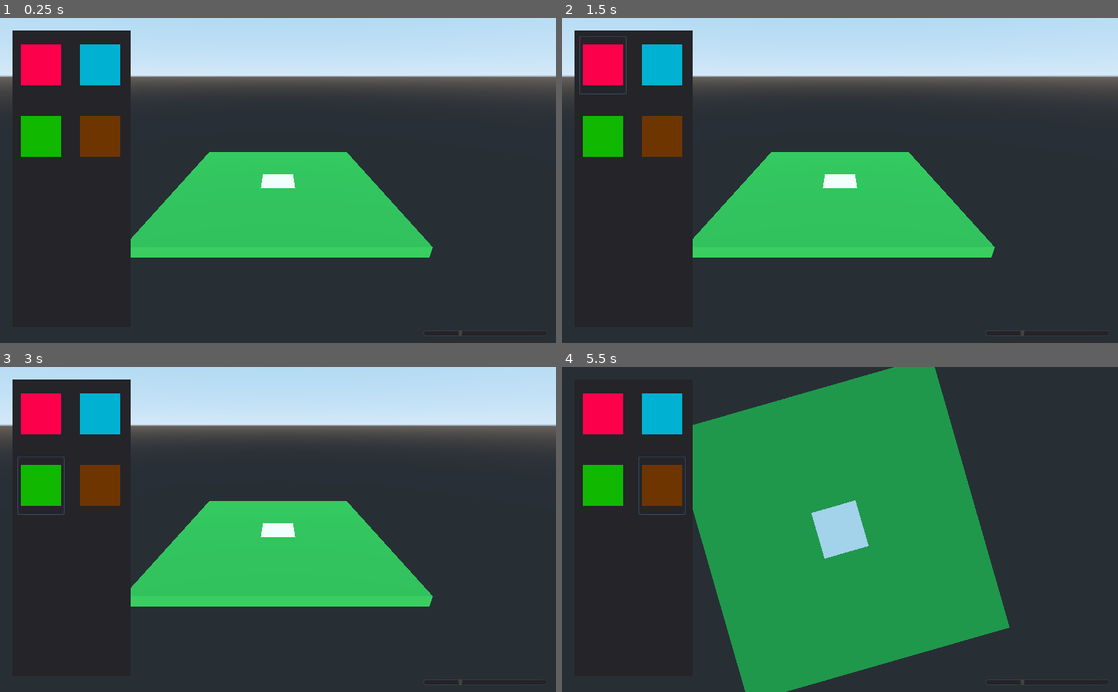
Above: before the commit, frames 1-4 (two rows, left to right).
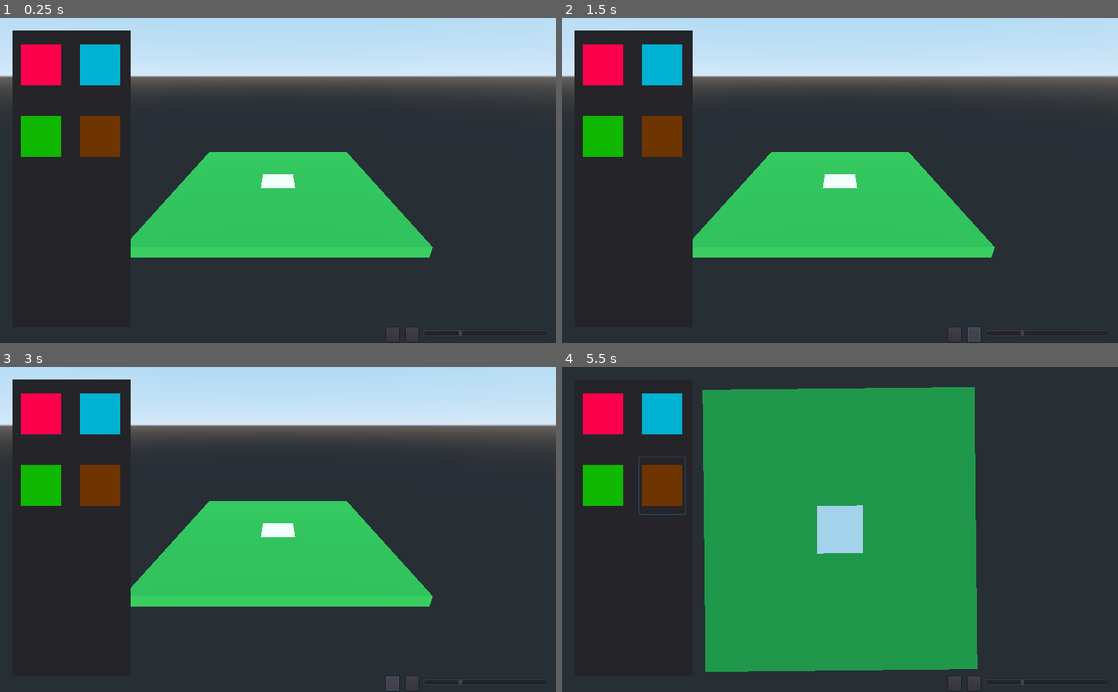
Above: after the commit, the same moments.

Repository: Atmosaero/FarmCreator
Game: Godot game, scene res://Main.tscn
The game is run twice, just before and just after one commit, with the same random seed, the same clock (stepped at 60 frames per second) and the same inputs.
Inputs (mouse positions are in pixels of both pictures, inside the frame that each line leads up to):
- Up to frame 1 (0.25 s): no input
- Up to frame 2 (1.5 s): click (600, 63) at 0.5 s; click (973, 333) at 1.27 s
- Up to frame 3 (3 s): click (38, 487) at 2 s; click (394, 682) at 2.77 s
- Up to frame 4 (5.5 s): click (662, 412) at 3.5 s; click (662, 487) at 4.25 s; tap Enter at 5 s; move the mouse to (962, 513) at 5.02 s; hold D (right) from 5.03 s (still down); hold K (CameraTranslate) from 5.03 s (still down); click (962, 513) at 5.17 s; tap L (Light) at 5.3 s

The runs differ from the first frame. In frame 1, less than 0.1% of the frame differs, in the area x 69-76%, y 95-100%; in frame 2, 0.2%; in frame 3, 0.2%; in frame 4, 8.3%, in the area x 23-81%, y 0-100%.

Commit message:
Version 6

Diff:
--- a/Block.gd
+++ b/Block.gd
@@ -5,28 +5,26 @@
 
 func _process(delta):
 	MaterialBrush = Menu.MaterialBrush
-	print(Menu.x)
 func _on_Area_input_event(camera, event, click_position, click_normal, shape_idx):
-	print(Menu.x)
 	if event is InputEventMouseButton:
 		if event.button_index == BUTTON_LEFT and event.pressed == true:
-			print(Menu.MaterialBrush)
+			print("BrushID", Menu.MaterialBrush)
 			if Menu.MaterialBrush == 1:#Red
 				material.albedo_color = Color(1, 0, 0)
 				set_surface_material(0, material)
-				print(Menu.MaterialBrush)
+				print("BrushID", Menu.MaterialBrush)
 			if Menu.MaterialBrush == 2:#Green
 				material.albedo_color = Color(0, 1, 0, 1)
 				set_surface_material(0, material)
-				print(Menu.MaterialBrush)
+				print("BrushID", Menu.MaterialBrush)
 			if Menu.MaterialBrush == 3:#Blue
 				material.albedo_color = Color(0, 0, 1, 1)
 				set_surface_material(0, material)
-				print(Menu.MaterialBrush)
+				print("BrushID", Menu.MaterialBrush)
 			if Menu.MaterialBrush == 4:#Brown
 				material.albedo_color = Color( 0.65, 0.16, 0.16, 1)
 				set_surface_material(0, material)
-				print(Menu.MaterialBrush)
+				print("BrushID", Menu.MaterialBrush)
 
 func _ready():
-	print(Menu.x)
+	pass
--- a/Camera.gd
+++ b/Camera.gd
@@ -1,6 +1,7 @@
 extends MeshInstance
 
-
+var ButtonLight
+var ButtonCam
 
 const Speed = 0.01
 var LightStatus = true
@@ -13,17 +14,21 @@
 func _ready():
 	Camera1 = get_node("Camera")
 	Camera2 = get_node("CameraHigh")
+
+	ButtonLight = get_node("ButtonLight")
+	ButtonCam = get_node("ButtonCamera")
+
 	LightObject = get_node("Camera/DirectionalLight")
 func _process(delta):
 	Camera2.current = CameraStatus
 	#Move
-	if Input.is_action_pressed("right"):
+	if Input.is_action_pressed("right") && CameraStatus == false:
 		rotate_y(-Speed)
-	if Input.is_action_pressed("left"):
+	if Input.is_action_pressed("left") && CameraStatus == false:
 		rotate_y(Speed)
 	#Light
-	if Input.is_action_just_pressed("Light"):
+	if Input.is_action_just_pressed("Light") || ButtonLight.pressed:
 		LightStatus = !LightStatus
 		LightObject.visible = LightStatus
-	if Input.is_action_just_pressed("CameraTranslate"):
+	if Input.is_action_just_pressed("CameraTranslate") || ButtonCam.pressed:
 		CameraStatus = !CameraStatus
--- a/Main.tscn
+++ b/Main.tscn
@@ -32,6 +32,15 @@
 [node name="CameraRotate" type="MeshInstance" parent="Terrain"]
 script = ExtResource( 1 )
 
+[node name="ButtonLight" type="Button" parent="Terrain/CameraRotate"]
+margin_left = 747.284
+margin_top = 571.0
+margin_right = 771.284
+margin_bottom = 598.0
+__meta__ = {
+"_edit_use_anchors_": false
+}
+
 [node name="Camera" type="Camera" parent="Terrain/CameraRotate"]
 transform = Transform( 0.0416667, 0, 0, 0, 0.90584, 0.42362, 0, -0.0163433, 0.0349475, 0, 25.2125, 2.14642 )
 far = 250.0
@@ -54,6 +63,15 @@
 
 [node name="CameraHigh" type="Camera" parent="Terrain/CameraRotate"]
 transform = Transform( 0.0416667, 0, 0, 0, -4.37114e-08, 1, 0, -0.0401284, -1.75407e-09, 0, 42, 0 )
+
+[node name="ButtonCamera" type="Button" parent="Terrain/CameraRotate"]
+margin_left = 711.222
+margin_top = 571.0
+margin_right = 735.222
+margin_bottom = 598.0
+__meta__ = {
+"_edit_use_anchors_": false
+}
 
 [node name="Control" type="Control" parent="."]
 margin_left = 495.0
--- a/Menu.gd
+++ b/Menu.gd
@@ -2,19 +2,22 @@
 
 var MaterialBrush
 
-var x = 6
+var x = 15
 
 func _ready():
-	x = 10
-	MaterialBrush = 0
+	MaterialBrush = 1
+	print(MaterialBrush)
+	return MaterialBrush
+
 func _on_A_pressed():
-	x = 5
 	MaterialBrush = 1
-	print(x)
+	print(MaterialBrush)
+	return MaterialBrush
 
 func _on_B_pressed():
 	MaterialBrush = 2
 	print(MaterialBrush)
+	return MaterialBrush
 
 func _on_C_pressed():
 	MaterialBrush = 3
--- a/project.godot
+++ b/project.godot
@@ -17,6 +17,7 @@
 [autoload]
 
 Menu="*res://Menu.gd"
+Block="*res://Block.gd"
 
 [display]
 
Not shown: 1 places in Main.tscn that only renumber resources
